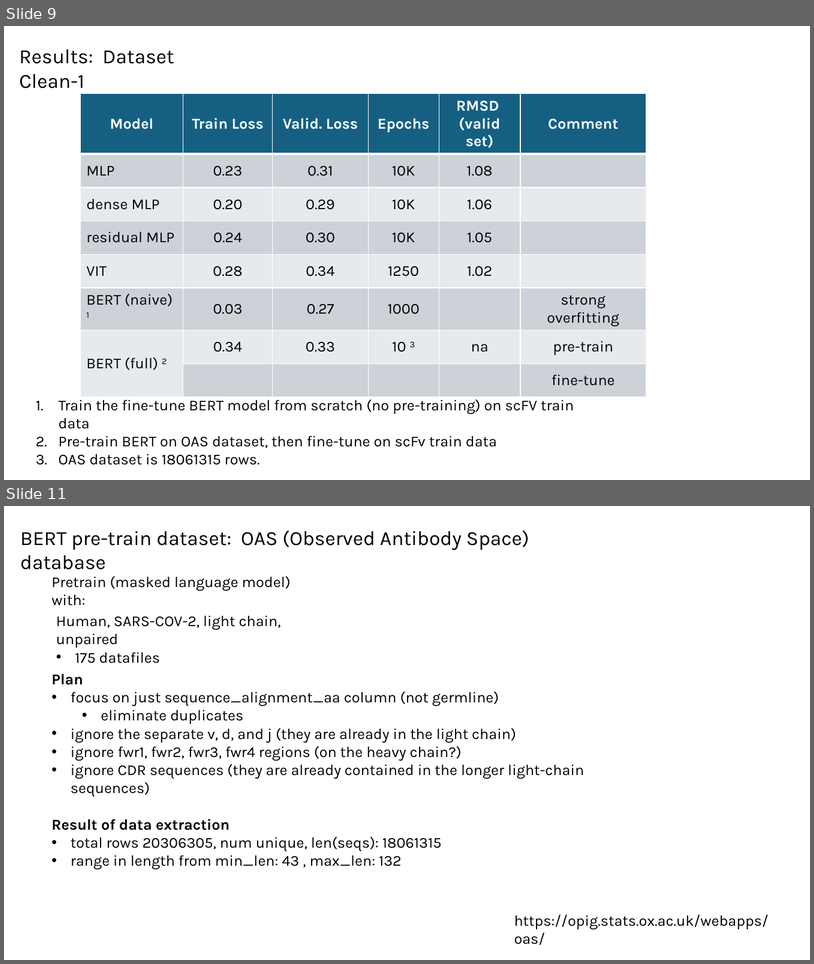
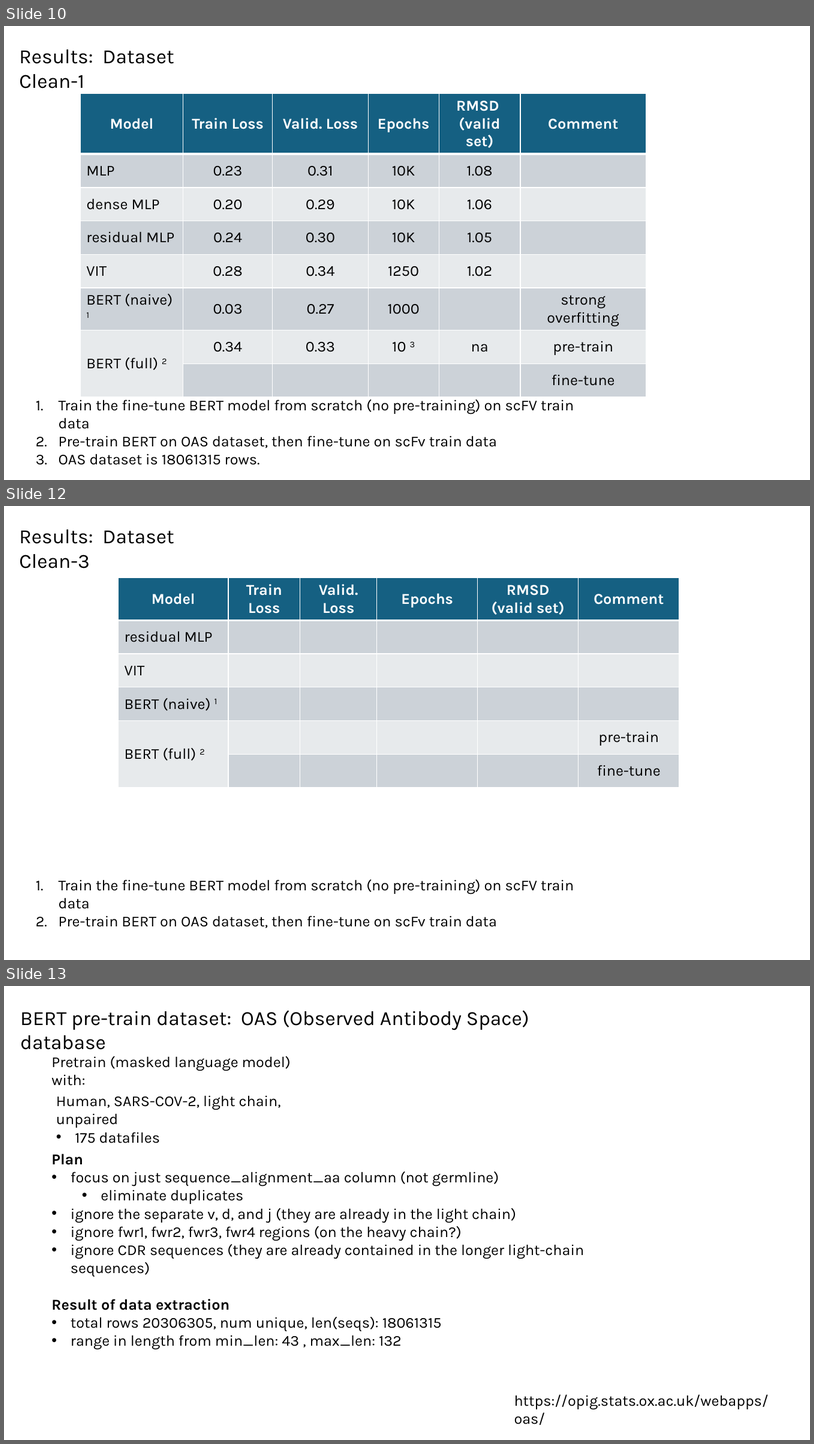
Before and after one commit to planaria158/BERT-antibody-antigen-binding-energy, a slide deck: Homework-aAlphaBio.pptx. Shown one above the other, each under a label of ours: slides 9 and 11 before the commit, slides 10, 12 and 13 after it; the slides between them are not shown. The pictures are 814x964 and 814x1444 pixels, drawn with LibreOffice and Linux fonts; fonts in the diff are those of the drawing. Boxes give left, top, right and bottom in pixels: in the first picture for what was removed or moved away, otherwise in the second. Text is boxed around its words. In the diff, an @@ line names an element or a change of style, - is before the commit and + after.

```diff
--- a/Homework-aAlphaBio.pptx
+++ b/Homework-aAlphaBio.pptx
@@ slide 12 added at <box>4,506,810,960</box>, background #FFFFFF @@
@@ text added at <box>19,529,174,568</box>, 24 pt, text #000000 @@
+Results: Dataset Clean-3
@@ table added at <box>119,578,680,929</box>, 6 rows, 6 columns @@
+Model | Train Loss | Valid. Loss | Epochs | RMSD / (valid set) | Comment
+residual MLP |  |  |  |  | 
+VIT |  |  |  |  | 
+BERT (naive) 1 |  |  |  |  | 
+BERT (full) 2 |  |  |  |  | pre-train
+ |  |  |  |  | fine-tune
@@ text added at <box>59,879,574,928</box>, 18 pt, text #000000 @@
+1. Train the fine-tune BERT model from scratch (no pre-training) on scFV train data
+2. Pre-train BERT on OAS dataset, then fine-tune on scFv train data
@@ what was slide 9 is now slide 10 @@
@@ what was slide 11 is now slide 13 @@
```
Also in this commit, not shown: 3 slides changed, 1 other slide added, 5 other files.
